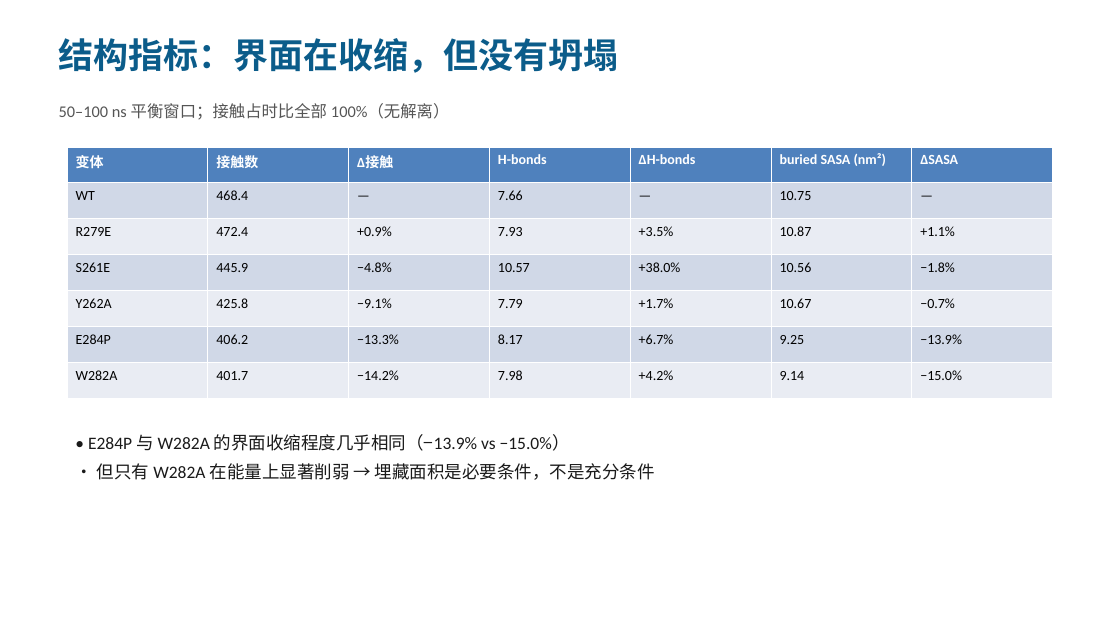
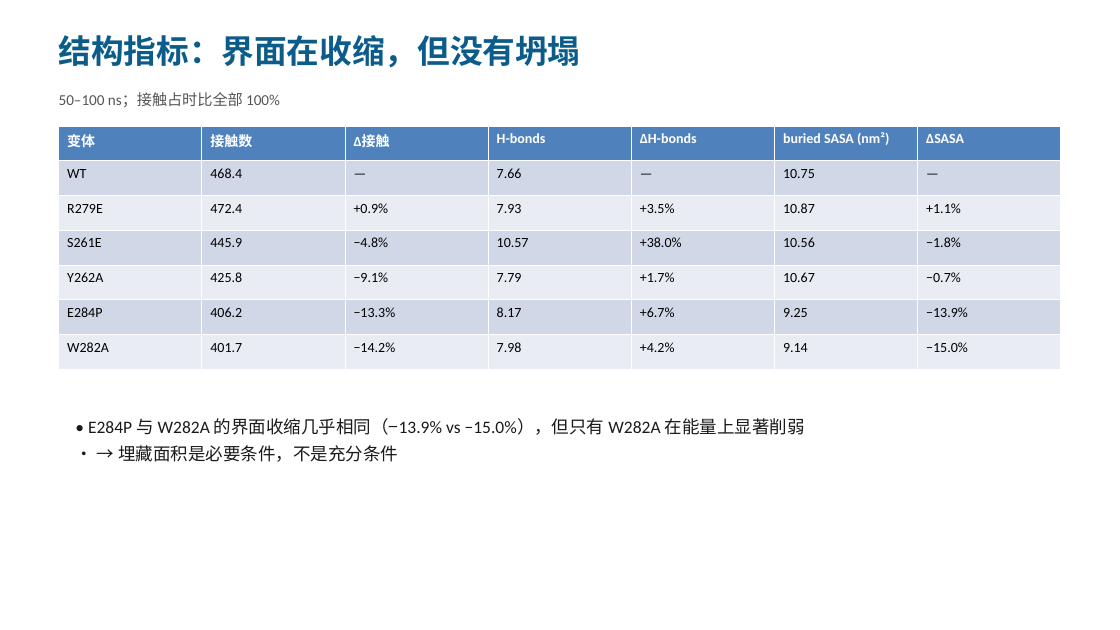
Before and after one commit to wangran-bio-ai/StructurePrep-Toolkit, a slide deck: slide 3 of results/MD_results_summary.pptx. Drawn at 1120x630 pixels with LibreOffice and Linux fonts; fonts in the diff are those of the drawing. Boxes give left, top, right and bottom in pixels: in the first picture for what was removed or moved away, otherwise in the second. Text is boxed around its words. In the diff, an @@ line names an element or a change of style, - is before the commit and + after.

```diff
--- a/results/MD_results_summary.pptx
+++ b/results/MD_results_summary.pptx
@@ text "结构指标：界面在收缩，但没有坍塌" at (59, 35, 581, 68): size 30 to 28 pt @@
@@ text at (59, 92, 280, 107): text changed; size 14 to 13 pt @@
-50–100 ns 平衡窗口；接触占时比全部 100%（无解离）
+50–100 ns；接触占时比全部 100%
@@ table: place and size @@
-table at (67, 147, 1055, 399)
+table at (59, 126, 1059, 370)
@@ text at (88, 418, 805, 462): text changed @@
-• E284P 与 W282A 的界面收缩程度几乎相同（−13.9% vs −15.0%）
-• 但只有 W282A 在能量上显著削弱 → 埋藏面积是必要条件，不是充分条件
+• E284P 与 W282A 的界面收缩几乎相同（−13.9% vs −15.0%），但只有 W282A 在能量上显著削弱
+• → 埋藏面积是必要条件，不是充分条件
```
Also in this commit, not shown: 7 other slides changed, 1 slide added.
